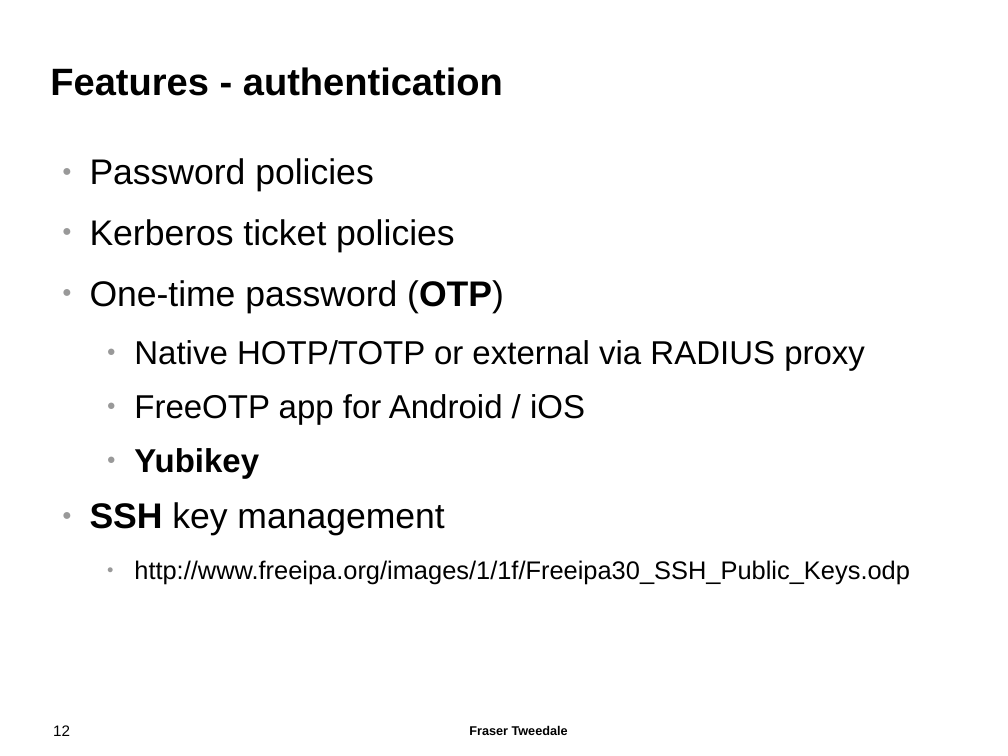
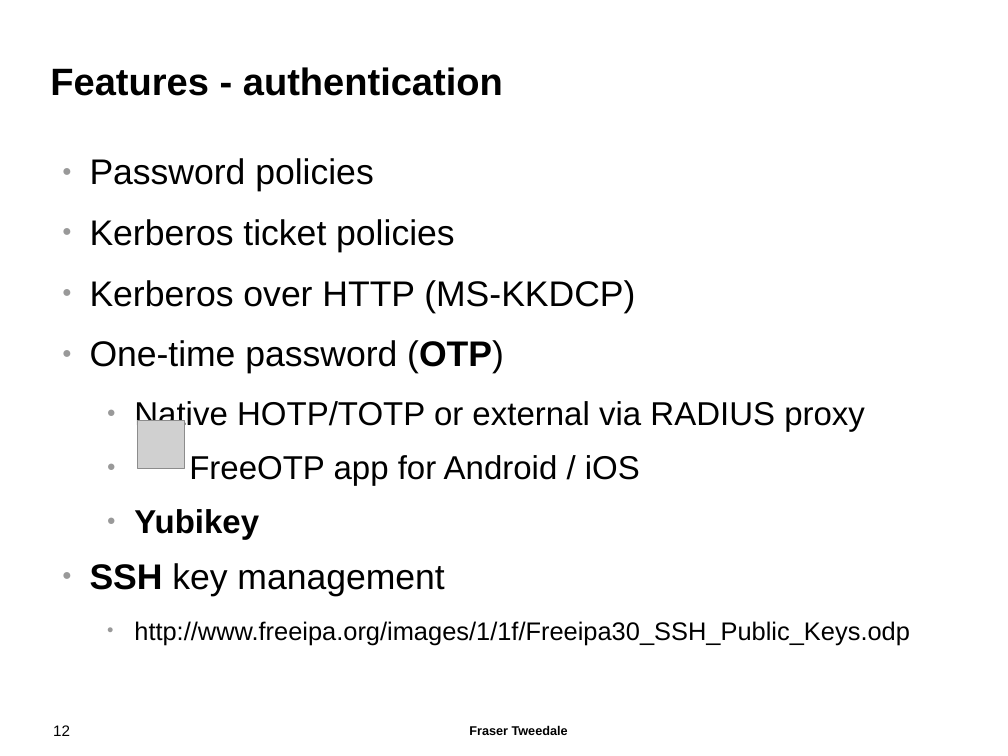
Before and after one commit to frasertweedale/talks, a slide deck: slide 12 of 20141106-osdc-freeipa/osdc2014-freeipa.odp. Drawn at 1008x756 pixels with LibreOffice and Linux fonts; fonts in the diff are those of the drawing; grey boxes stand for pictures; background and template pictures are left out. Boxes give left, top, right and bottom in pixels: in the first picture for what was removed or moved away, otherwise in the second. Text is boxed around its words. In the diff, an @@ line names an element or a change of style, - is before the commit and + after.

```diff
--- a/20141106-osdc-freeipa/osdc2014-freeipa.odp
+++ b/20141106-osdc-freeipa/osdc2014-freeipa.odp
@@ text at [90,280,635,313]: paragraph added @@
+● Kerberos over HTTP (MS-KKDCP)
@@ picture added at [137,421,185,468] @@
```
Also in this commit, not shown: 13 other slides changed, 1 slide added.
